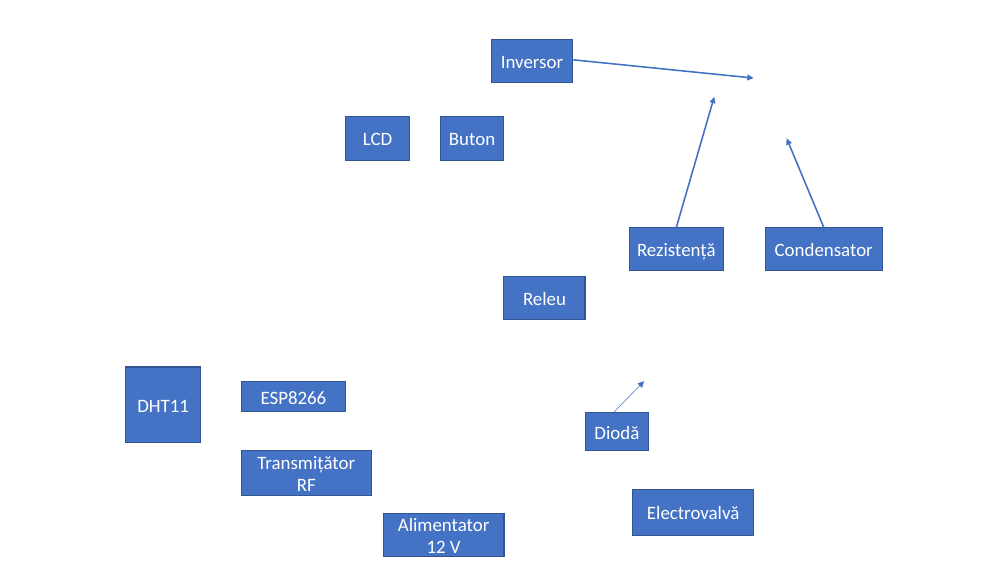
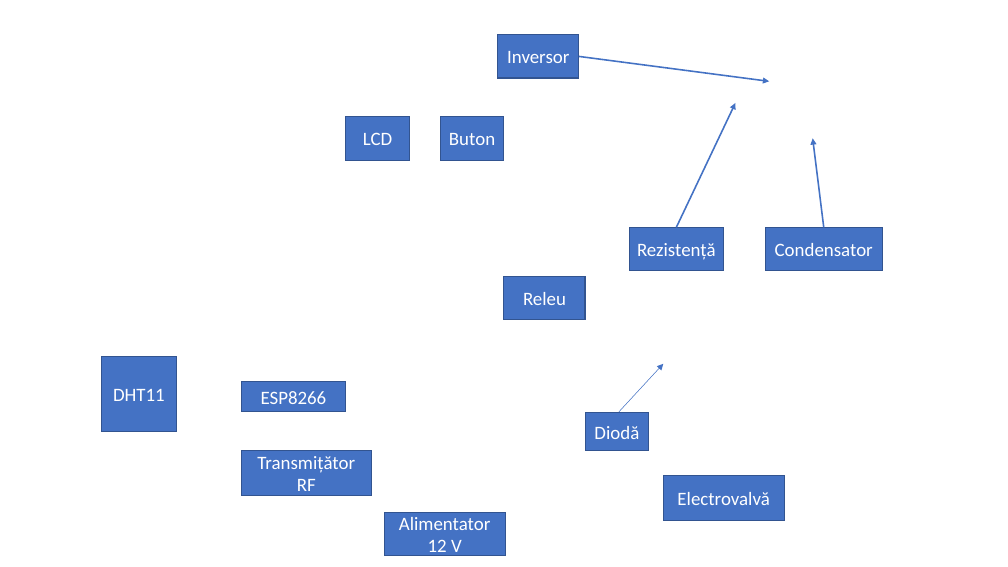
Before and after one commit to VitomirDragan/TemperatureManagement-IOT-, a slide deck: slide 1 of Template etichete modul senzor.pptx. Drawn at 1008x567 pixels with LibreOffice and Linux fonts; fonts in the diff are those of the drawing; background and template pictures are left out. Boxes give left, top, right and bottom in pixels: in the first picture for what was removed or moved away, otherwise in the second. Text is boxed around its words. In the diff, an @@ line names an element or a change of style, - is before the commit and + after.

```diff
--- a/Template etichete modul senzor.pptx
+++ b/Template etichete modul senzor.pptx
@@ rectangle "Inversor" moved from (x1=492, y1=39, x2=572, y2=82) to (x1=498, y1=35, x2=578, y2=78) @@
@@ arrow moved from (573, 60) - (754, 78) to (579, 57) - (769, 82) @@
@@ arrow moved from (677, 228) - (715, 97) to (677, 228) - (736, 103) @@
@@ arrow moved from (824, 228) - (787, 138) to (824, 228) - (813, 138) @@
@@ rectangle "DHT11" moved from (x1=126, y1=367, x2=200, y2=442) to (x1=101, y1=356, x2=176, y2=432) @@
@@ arrow moved from (614, 412) - (644, 381) to (619, 412) - (663, 364) @@
@@ rectangle "Electrovalvă" moved from (x1=633, y1=490, x2=754, y2=535) to (x1=663, y1=476, x2=784, y2=521) @@
```
Also in this commit, not shown: 30 other files.
